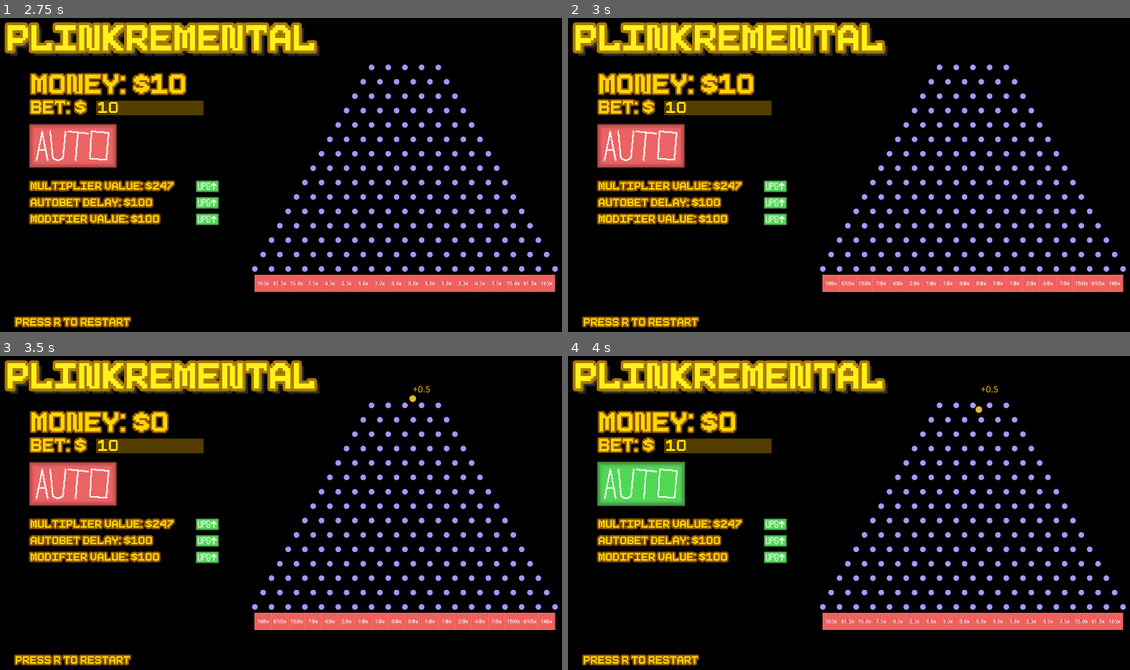
Above: before the commit, frames 1-4 (two rows, left to right).
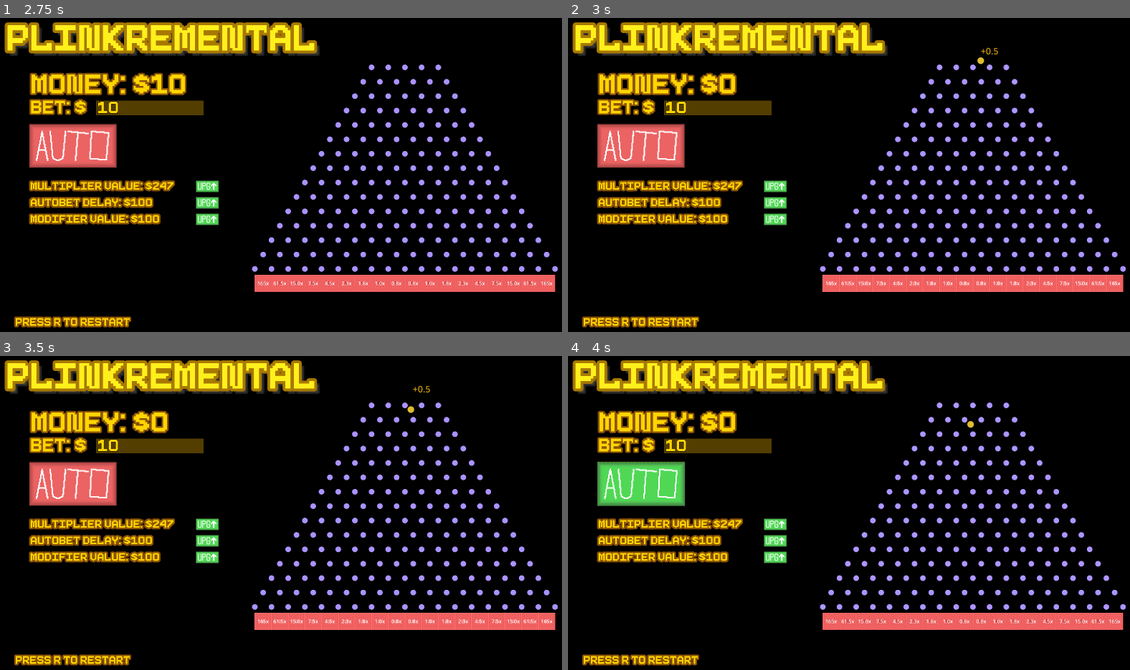
Above: after the commit, the same moments.

Repository: Th3Catalyst/Plinkremental
Game: Godot game, scene res://main.tscn
The game is run twice, just before and just after one commit, with the same random seed, the same clock (stepped at 60 frames per second) and the same inputs.
Inputs (mouse positions are in pixels of both pictures, inside the frame that each line leads up to):
- Up to frame 1 (2.75 s): click (73, 146) at 0.5 s; click (207, 187) at 1.27 s; click (207, 203) at 2.02 s
- Up to frame 2 (3 s): click (775, 218) at 2.77 s
- Up to frame 3 (3.5 s): no input
- Up to frame 4 (4 s): click (641, 484) at 3.5 s

Frame 1 is identical in both runs. In frame 2, 0.4% of the frame differs, in the area x 26-77%, y 9-25%; in frame 3, less than 0.1%; in frame 4, less than 0.1%.

Commit message:
cleaning up

Diff:
--- a/scripts/game.gd
+++ b/scripts/game.gd
@@ -21,7 +21,7 @@
 var money: float = 200.0: # player money
 	set = set_money # runs set_money when the money is changed
 var initial_money: float = money # initial money (used to reset the game)
-var delay: int = 200 # autobet delay in frames
+var delay: int = 170 # autobet delay in frames
 var initial_delay: int = delay # initial delay (used to reset the game)
 
 # array of possible modifiers to be added to the ball
